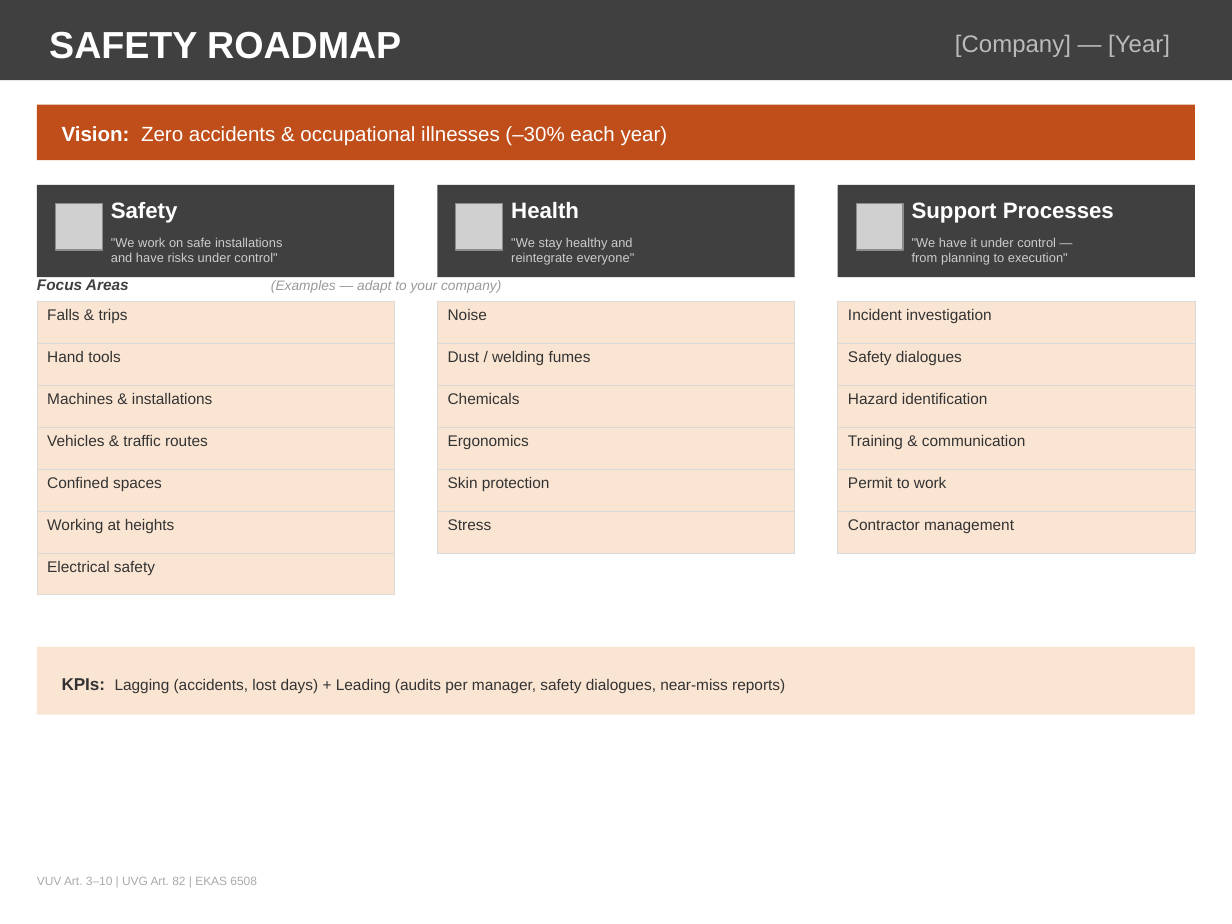
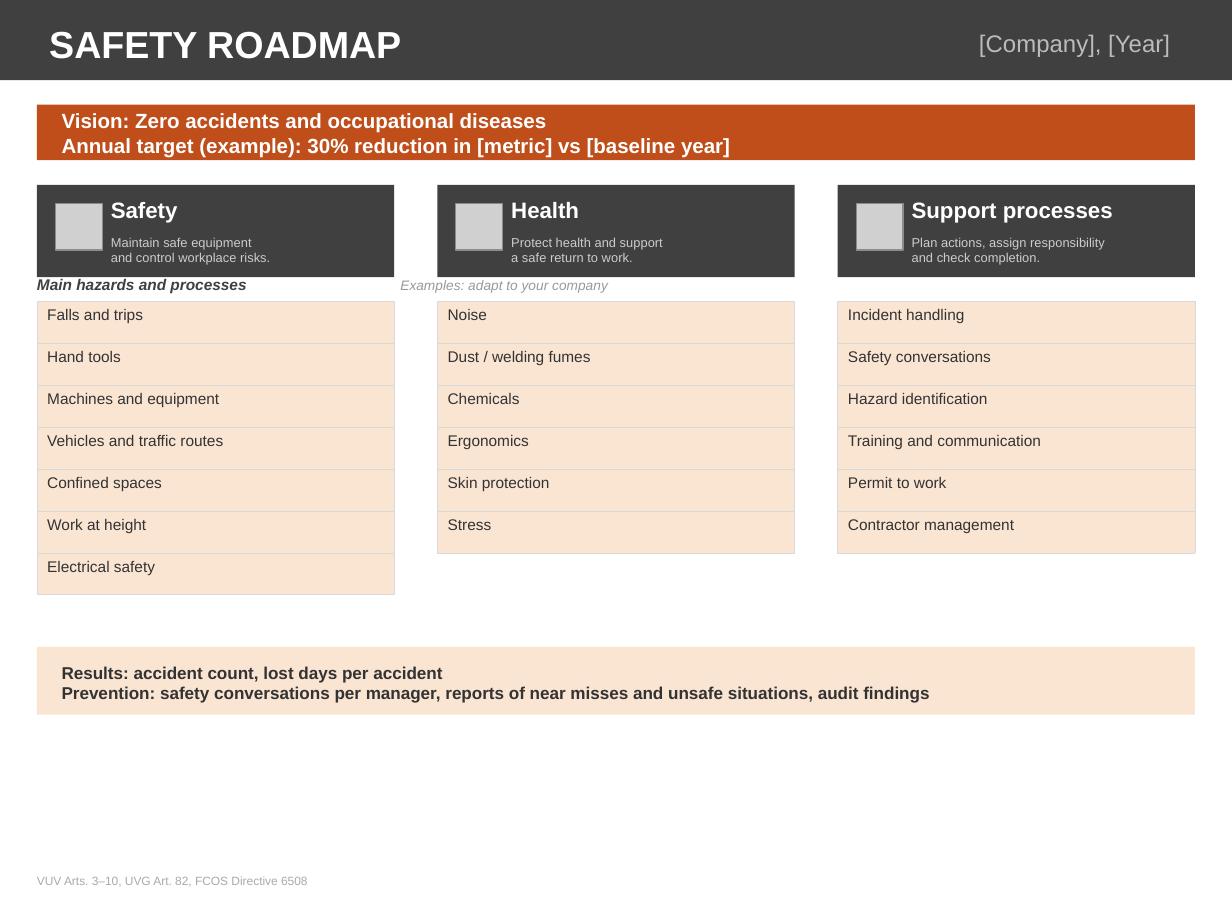
Before and after one commit to odcpw/SafetyTemplates, a slide deck: slide 1 of Template_Safety_Roadmap_EN.pptx. Drawn at 1232x924 pixels with LibreOffice and Linux fonts; fonts in the diff are those of the drawing; grey boxes stand for pictures. Boxes give left, top, right and bottom in pixels: in the first picture for what was removed or moved away, otherwise in the second. Text is boxed around its words. In the diff, an @@ line names an element or a change of style, - is before the commit and + after.

```diff
--- a/Template_Safety_Roadmap_EN.pptx
+++ b/Template_Safety_Roadmap_EN.pptx
@@ text at bbox=[979, 34, 1170, 57]: text changed @@
-[Company] — [Year]
+[Company], [Year]
@@ text at bbox=[62, 113, 730, 158]: text changed; bold on @@
-Vision: Zero accidents & occupational illnesses (–30% each year)
+Vision: Zero accidents and occupational diseases
+Annual target (example): 30% reduction in [metric] vs [baseline year]
@@ text at bbox=[912, 202, 1113, 223]: text changed @@
-Support Processes
+Support processes
@@ text at bbox=[111, 238, 270, 265]: text changed @@
-"We work on safe installations
-and have risks under control"
+Maintain safe equipment
+and control workplace risks.
@@ text at bbox=[511, 237, 663, 262]: text changed @@
-"We stay healthy and
-reintegrate everyone"
+Protect health and support
+a safe return to work.
@@ text at bbox=[912, 237, 1105, 265]: text changed @@
-"We have it under control —
-from planning to execution"
+Plan actions, assign responsibility
+and check completion.
@@ text at bbox=[37, 279, 246, 293]: text changed @@
-Focus Areas
+Main hazards and processes
@@ text at bbox=[400, 280, 608, 293]: text changed @@
-(Examples — adapt to your company)
+Examples: adapt to your company
@@ table at bbox=[37, 302, 394, 579] @@
-row 1, column 1: Falls & trips
+row 1, column 1: Falls and trips
-row 3, column 1: Machines & installations
+row 3, column 1: Machines and equipment
-row 4, column 1: Vehicles & traffic routes
+row 4, column 1: Vehicles and traffic routes
-row 6, column 1: Working at heights
+row 6, column 1: Work at height
@@ table at bbox=[838, 302, 1195, 537] @@
-row 1, column 1: Incident investigation
+row 1, column 1: Incident handling
-row 2, column 1: Safety dialogues
+row 2, column 1: Safety conversations
-row 4, column 1: Training & communication
+row 4, column 1: Training and communication
@@ text at bbox=[62, 666, 929, 703]: text changed; size 9 to 10 pt; bold on @@
-KPIs: Lagging (accidents, lost days) + Leading (audits per manager, safety dialogues, near-miss reports)
+Results: accident count, lost days per accident
+Prevention: safety conversations per manager, reports of near misses and unsafe situations, audit findings
@@ text at bbox=[37, 876, 308, 885]: text changed @@
-VUV Art. 3–10 | UVG Art. 82 | EKAS 6508
+VUV Arts. 3–10, UVG Art. 82, FCOS Directive 6508
```
Also in this commit, not shown: 1 other slide changed, 15 other files.
